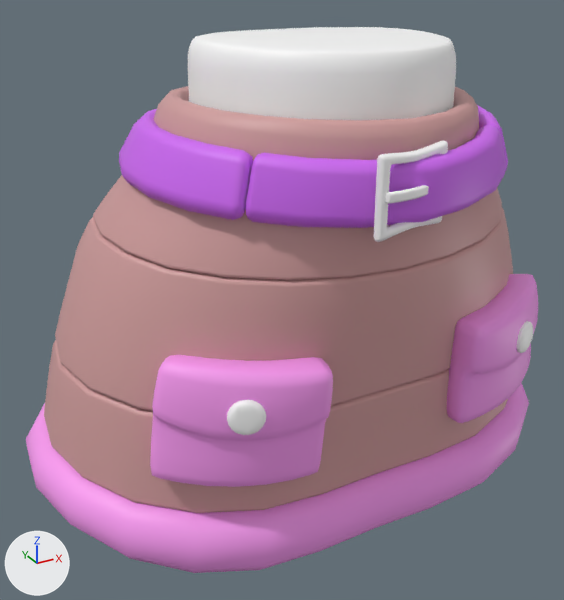
The FBX model Assets/Yarn/FBXs/LV_1.fbx, before and after one commit.
The view is the same before and after, from a 50 mm lens placed at (-3.23, -5.62, 2.7), pointed at (-0.12, 0.03, -0.13). Every picture has the same lights, and +X, +Y and +Z are marked at lower left. The older version comes first. Where no turn or scale is listed for an object, it has been applied to the vertices. Vertices at exactly the same position are counted once.

Script lines for the objects in view, before the commit:
```python
ob_decor = bpy.data.objects.new('decor', me_mesh_003)
ob_decor.location = (-0.1, -1.68, 1.3)
ob_polysurface498 = bpy.data.objects.new('polySurface498', me_mesh_002)
ob_polysurface498.location = (0.0, -1.48, 1.3)
ob_polysurface501 = bpy.data.objects.new('polySurface501', me_mesh_006)
ob_polysurface501.location = (0.0, 0.17, -1.38)
ob_polysurface505 = bpy.data.objects.new('polySurface505', me_mesh_013)
ob_polysurface505.location = (0.0, -0.28, 1.22)
ob_polysurface510 = bpy.data.objects.new('polySurface510', me_mesh)
ob_polysurface510.location = (0.79, -0.15, 1.37)
ob_polysurface511 = bpy.data.objects.new('polySurface511', me_mesh_001)
ob_polysurface511.location = (-0.79, -0.15, 1.37)
# also in view: 'polySurface508' at (1.21, -1.33, -0.31); 'polySurface507' at (-1.26, -1.56, -0.14); 'polySurface276' at (0.0, -0.1, 0.0); 'polySurface503' at (0.0, 0.14, -0.71); 'polySurface504' at (0.0, 0.01, 0.25)
```
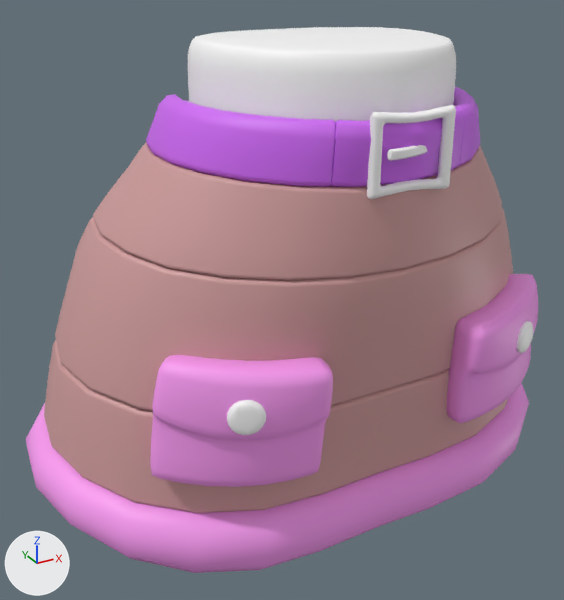
Where the newer file only moved an object's origin or applied its transform, the numbers keep the older frame.

Location of each change, (x1, y1, x2, y2) in pixels of the pictures (564 x 600 px; the box of a moved part takes in the faces that stretch with it):
'polySurface505', reshaped
    before: (93, 86, 502, 280)
    after: (93, 143, 502, 280)
'polySurface498', deleted (purple)
    before: (246, 125, 506, 228)
'polySurface522', added (purple)
    after: (146, 94, 336, 187)
'polySurface511', deleted (purple)
    before: (119, 109, 253, 220)
'polySurface519', added (purple)
    after: (331, 108, 464, 187)
'decor', moved, turned
    before: (373, 140, 448, 242)
    after: (367, 105, 456, 199)
'polySurface521', added (purple)
    after: (453, 87, 481, 166)
'polySurface510', deleted
    before: (477, 105, 508, 170)
part 1 of me_mesh_013, moved or reshaped
    before: (154, 86, 479, 213)
    after: (129, 143, 488, 218)

Diff of the bpy script that builds the scene:
```diff
--- a/Assets/Yarn/FBXs/LV_1.fbx.py
+++ b/Assets/Yarn/FBXs/LV_1.fbx.py
@@ me_mesh_003 @@
-me_mesh_003.from_pydata(...)  # 216 vertices, 216 faces; spans x -0.318..0.318, y -0.093..0.093, z -0.285..0.285
+me_mesh_003.from_pydata(...)  # 216 vertices, 216 faces; spans x -0.324..0.324, y -0.05..0.05, z -0.285..0.285
+# me_mesh_003 part 2: the whole mesh is turned -15.3 degrees about the z axis through its middle
 me_mesh_003.materials.append(mat_lambert14)
@@ me_mesh_013 @@
-me_mesh_013.from_pydata(...)  # 456 vertices, 456 faces; spans x -1.75..1.75, y -1.31..1.31, z -0.54..0.54
+me_mesh_013.from_pydata(...)  # 384 vertices, 384 faces; spans x -1.75..1.75, y -1.27..1.31, z -0.54..0.16
+# me_mesh_013 part 1
+# 72 vertices are removed from x -1.16..1.16, y -1.28..0.93, z 0.48..0.54
+# 96 faces are deleted
+# 5 vertices in x -1.35..-1.14, y -0.25..0.37, z 0.07..0.18 move by (-0.02, 0.0, -0.03)
+# 5 vertices in x 1.14..1.35, y -0.25..0.37, z 0.07..0.18 move by (0.02, 0.0, -0.03)
+# 3 vertices in x 0.53..0.88, y 0.75..0.95, z 0.07..0.17 move by (0.01, 0.01, -0.03)
+# 3 vertices in x 0.0, y -1.13..1.02, z 0.07..0.14 move by (0.0, 0.01, -0.03)
+# 3 vertices in x -0.88..-0.53, y 0.75..0.95, z 0.07..0.17 move by (-0.01, 0.01, -0.03)
+# 3 vertices in x -1.22..-0.33, y -1.07..-0.54, z 0.07..0.14 move by (-0.01, 0.0, -0.03)
+# 122 vertices move from x -1.28..1.28, y -1.31..1.01, z 0.07..0.47 to x -1.35..1.35, y -1.26..1.02, z 0.03..0.16
+# 24 new faces join them
 me_mesh_013.materials.append(mat_yarn_light_red)
@@ ob_polysurface511 @@
-ob_polysurface511 = bpy.data.objects.new('polySurface511', me_mesh_001)
@@ ob_decor @@
 ob_decor = bpy.data.objects.new('decor', me_mesh_003)
-ob_decor.location = (-0.1, -1.68, 1.3)
+ob_decor.location = (0.0, -1.53, 1.52)
@@ ob_polysurface510 @@
-ob_polysurface510 = bpy.data.objects.new('polySurface510', me_mesh)
@@ ob_polysurface498 @@
-ob_polysurface498 = bpy.data.objects.new('polySurface498', me_mesh_002)
@@ ob_polysurface519 @@
+ob_polysurface519 = bpy.data.objects.new('polySurface519', me_mesh_011_1)  # 91 vertices, 80 faces; spans x -0.537..0.537, y -0.14..0.164, z -0.218..0.227; in mat_yarn_purple (purple #d069f4)
+ob_polysurface519.location = (0.0, -1.44, 1.52)
@@ ob_polysurface522 @@
+ob_polysurface522 = bpy.data.objects.new('polySurface522', me_mesh_009_1)  # 117 vertices, 111 faces; spans x -0.44..0.44, y -0.75..0.75, z -0.23..0.23; in mat_yarn_purple (purple #d069f4)
+ob_polysurface522.location = (-0.9, -0.67, 1.53)
@@ ob_polysurface521 @@
+ob_polysurface521 = bpy.data.objects.new('polySurface521', me_mesh_010_1)  # 117 vertices, 111 faces; spans x -0.44..0.44, y -0.75..0.75, z -0.23..0.23; in mat_yarn_purple (purple #d069f4)
+ob_polysurface521.location = (0.9, -0.67, 1.53)
```
